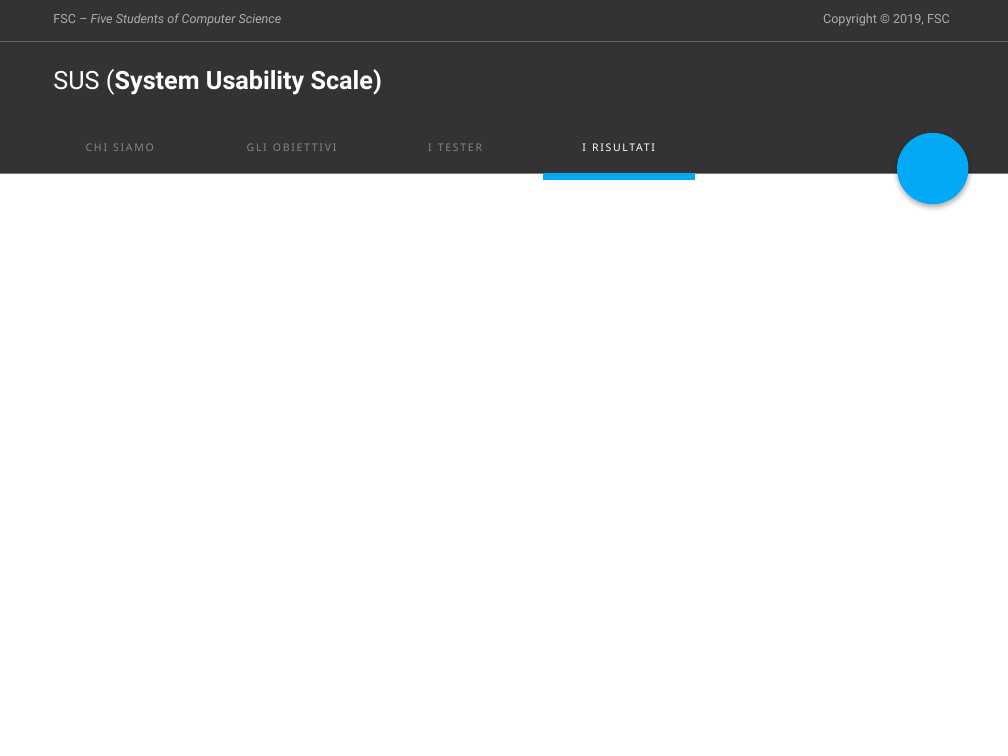
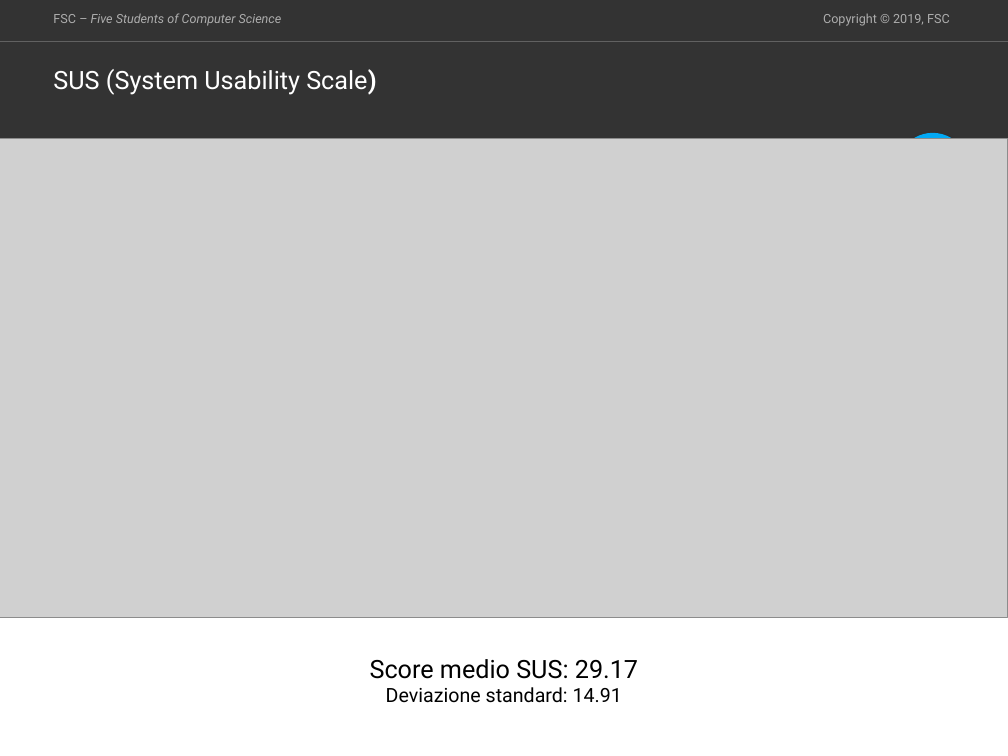
Before and after one commit to espositoandrea/ReportIUM, a slide deck: slide 16 of presentation/Presentazione IUM.pptx. Drawn at 1008x756 pixels with LibreOffice and Linux fonts; fonts in the diff are those of the drawing; grey boxes stand for pictures. Boxes give left, top, right and bottom in pixels: in the first picture for what was removed or moved away, otherwise in the second. Text is boxed around its words. In the diff, an @@ line names an element or a change of style, - is before the commit and + after.

```diff
--- a/presentation/Presentazione IUM.pptx
+++ b/presentation/Presentazione IUM.pptx
@@ title "SUS (System Usability Scale)" at [53,69,376,95]: bold off in "(System Usability Scale)" @@
@@ picture added at [0,139,1008,617] @@
@@ text removed at [86,143,154,151] @@
-CHI SIAMO
@@ text removed at [247,143,336,151] @@
-GLI OBIETTIVI
@@ text removed at [428,143,482,151] @@
-I TESTER
@@ line removed from (542, 176) to (695, 176) @@
@@ text added at [370,659,638,703], 14 pt, text #000000 @@
+Score medio SUS: 29.17
+Deviazione standard: 14.91
```
Also in this commit, not shown: 1 other slide changed, 32 other files.
